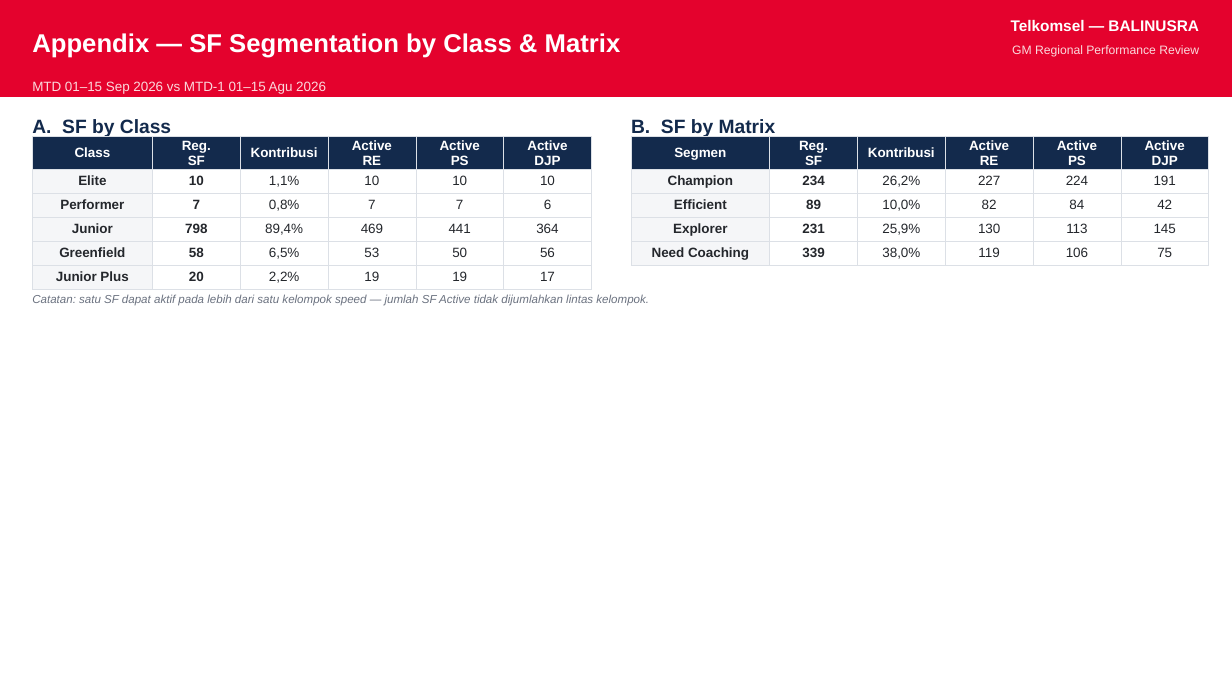
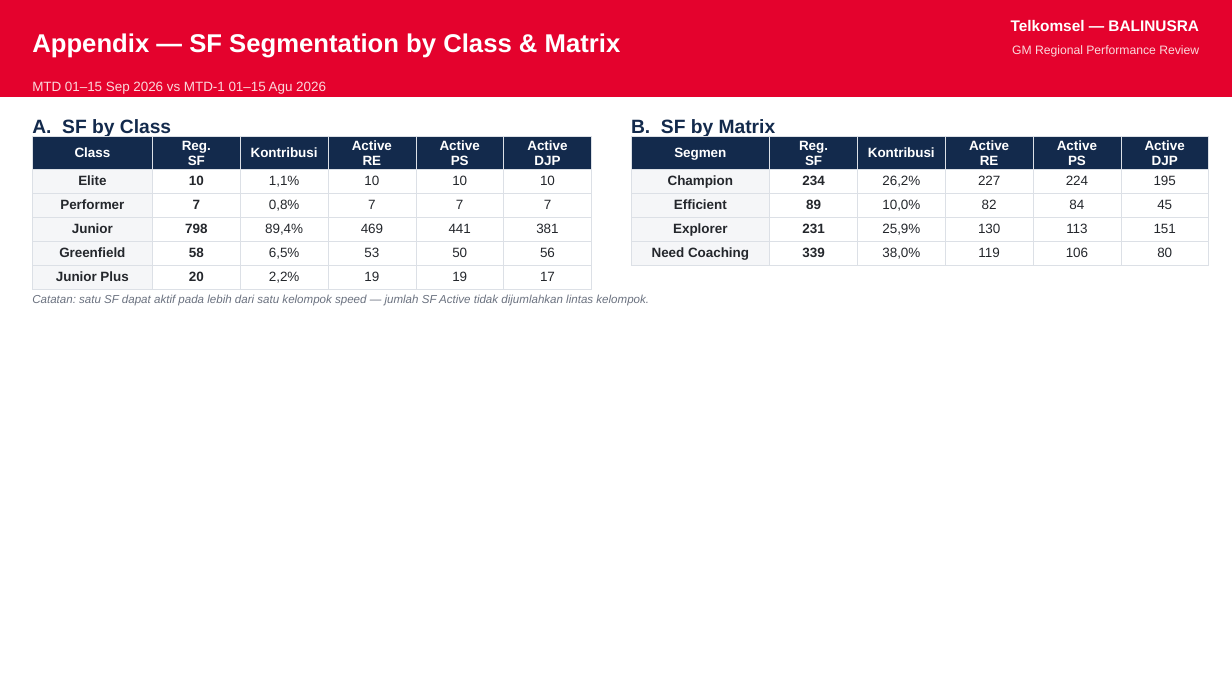
Before and after one commit to linktreehhbalnus-eng/wow_balnus, a slide deck: slide 8 of reports/BALINUSRA_GM_PERFORMANCE_SUMMARY_20260915_INARA.pptx. Drawn at 1232x693 pixels with LibreOffice and Linux fonts; fonts in the diff are those of the drawing. Boxes give left, top, right and bottom in pixels: in the first picture for what was removed or moved away, otherwise in the second. Text is boxed around its words. In the diff, an @@ line names an element or a change of style, - is before the commit and + after.

```diff
--- a/reports/BALINUSRA_GM_PERFORMANCE_SUMMARY_20260915_INARA.pptx
+++ b/reports/BALINUSRA_GM_PERFORMANCE_SUMMARY_20260915_INARA.pptx
@@ table at (32, 137, 592, 287) @@
-row 3, column 6: 6
+row 3, column 6: 7
-row 4, column 6: 364
+row 4, column 6: 381
@@ table at (631, 137, 1209, 264) @@
-row 2, column 6: 191
+row 2, column 6: 195
-row 3, column 6: 42
+row 3, column 6: 45
-row 4, column 6: 145
+row 4, column 6: 151
-row 5, column 6: 75
+row 5, column 6: 80
```
Also in this commit, not shown: 1 other slide changed, 12 other files.
